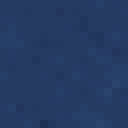
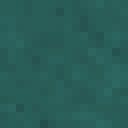
Layers edited between the first and the second 128px x 128px image:
removed layer "Layer 1" over [0, 0, 128, 128]
painted on "Layer 0" over [0, 0, 128, 128]
